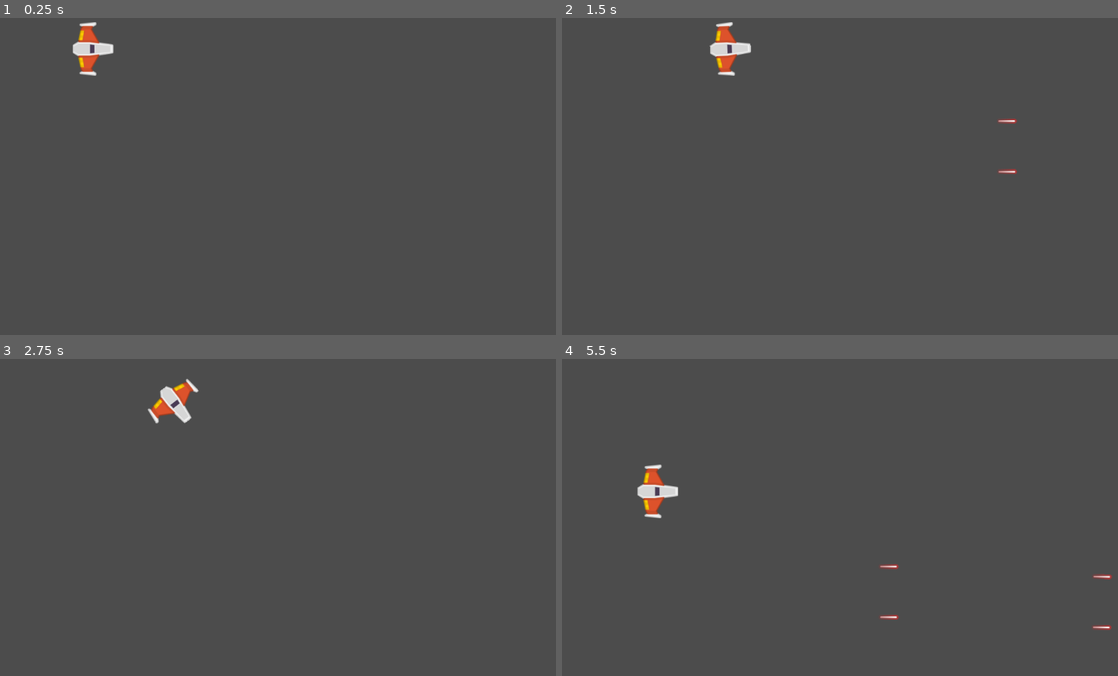
Above: before the commit, frames 1-4 (two rows, left to right).
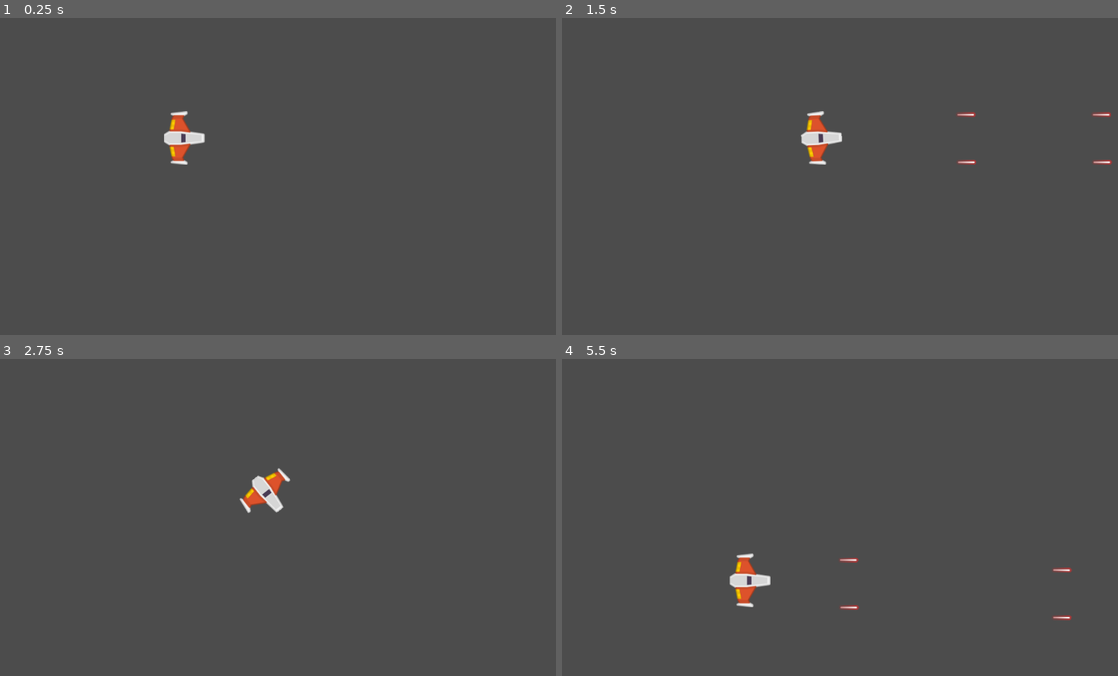
Above: after the commit, the same moments.

Repository: franco014/proyecto-meteoritos
Game: Godot game, scene res://Juego/Niveles/NivelTest.tscn
The game is run twice, just before and just after one commit, with the same random seed, the same clock (stepped at 60 frames per second) and the same inputs.
Inputs (mouse positions are in pixels of both pictures, inside the frame that each line leads up to):
- Up to frame 1 (0.25 s): no input
- Up to frame 2 (1.5 s): tap Enter at 0.5 s; move the mouse to (962, 157) at 0.52 s; press the mouse at (962, 157) at 0.53 s; hold W (mover_adelante) 0.53-1.28 s; move the mouse to (728, 189) at 1.27 s; release the mouse at (728, 189) at 1.28 s; hold S (mover_atras) from 1.28 s (still down); tap A (rotar_antihorario) at 1.35 s
- Up to frame 3 (2.75 s): move the mouse to (333, 441) at 2.02 s; release S (mover_atras) at 2.03 s; hold W (mover_adelante) from 2.03 s (still down); hold D (rotar_horario) from 2.03 s (still down)
- Up to frame 4 (5.5 s): move the mouse to (812, 577) at 2.77 s; release D (rotar_horario) at 2.78 s; click (812, 577) at 2.85 s; move the mouse to (1006, 561) at 3.52 s; release W (mover_adelante) at 3.53 s; hold A (rotar_antihorario) 3.53-4.28 s; hold S (mover_atras) from 3.53 s (still down); move the mouse to (673, 463) at 4.27 s; tap D (rotar_horario) at 4.35 s; move the mouse to (867, 514) at 5.02 s; press the mouse at (867, 514) at 5.03 s

The runs differ from the first frame. In frame 1, 1.3% of the frame differs, in the area x 13-37%, y 1-47%; in frame 2, 1.6%; in frame 3, 1.3%; in frame 4, 1.7%, in the area x 13-99%, y 33-86%.

Commit message:
laser terminados
falta arreglar el sonido del laser

Diff:
--- a/Juego/Niveles/Nivel.gd
+++ b/Juego/Niveles/Nivel.gd
@@ -1,7 +1,23 @@
+#nivel.gd
+class_name Nivel
 extends Node2D
 
+##atributos Onready
+onready var contenedor_proyectiles:Node
+
+## metodos
 func _ready() -> void:
+	conectar_seniales()
+	crear_contenedores()
+
+## motodos customs
+func conectar_seniales() -> void:
 	Eventos.connect("disparo",self,"_on_disparo")
 
+func crear_contenedores() -> void:
+	contenedor_proyectiles =Node.new()
+	contenedor_proyectiles.name = "contenedorProyectiles"
+	add_child(contenedor_proyectiles)
+
 func _on_disparo(proyectil:proyectil) ->void:
-	add_child(proyectil)
+	contenedor_proyectiles.add_child(proyectil)
--- a/Juego/Niveles/NivelTest.tscn
+++ b/Juego/Niveles/NivelTest.tscn
@@ -4,8 +4,8 @@
 [ext_resource path="res://Juego/Niveles/Nivel.gd" type="Script" id=3]
 
 [node name="NivelTest" type="Node2D"]
-position = Vector2( 240.543, 179.962 )
+position = Vector2( -1.08972, -1.17059 )
 script = ExtResource( 3 )
 
 [node name="Player" parent="." instance=ExtResource( 1 )]
-position = Vector2( -69.2871, -107.616 )
+position = Vector2( 340.334, 239.446 )
--- /dev/null
+++ b/Juego/Niveles/nivelPrueba2.tscn
@@ -0,0 +1,10 @@
+[gd_scene load_steps=3 format=2]
+
+[ext_resource path="res://Juego/naves/player/Player.tscn" type="PackedScene" id=1]
+[ext_resource path="res://Juego/Niveles/Nivel.gd" type="Script" id=2]
+
+[node name="nivelPrueba2" type="Node2D"]
+script = ExtResource( 2 )
+
+[node name="Player" parent="." instance=ExtResource( 1 )]
+position = Vector2( 425.522, 177.861 )
--- a/Juego/naves/player/Player.tscn
+++ b/Juego/naves/player/Player.tscn
@@ -11,28 +11,35 @@
 radius = 36.2898
 
 [node name="Player" type="RigidBody2D"]
-position = Vector2( 255, 67 )
+position = Vector2( 262.993, 74.5478 )
 mass = 2.5
 physics_material_override = SubResource( 1 )
 gravity_scale = 0.0
 linear_damp = 1.0
 angular_damp = 4.0
 script = ExtResource( 2 )
+__meta__ = {
+"_edit_group_": true
+}
 
 [node name="Sprite" type="Sprite" parent="."]
+position = Vector2( 0, -1.41422 )
 rotation = 1.5708
 texture = ExtResource( 1 )
 
 [node name="CollisionShape2D" type="CollisionShape2D" parent="."]
-position = Vector2( 0, -0.250847 )
+position = Vector2( -1.88776, 0.693031 )
 shape = SubResource( 2 )
 
 [node name="canion" parent="." instance=ExtResource( 3 )]
 
 [node name="PuntoIzquierdo" parent="canion" index="0"]
-position = Vector2( 4.76221, -46.9288 )
+position = Vector2( 1.82806, -44.5848 )
 
 [node name="PuntoDerecho" parent="canion" index="1"]
-position = Vector2( 5.25269, 46.5119 )
+position = Vector2( 3.00684, 43.0083 )
+
+[node name="DisparosSFX" parent="canion" index="2"]
+position = Vector2( -2.82843, -1.41422 )
 
 [editable path="canion"]
--- a/Juego/naves/player/laser/LaserPlayer.tscn
+++ b/Juego/naves/player/laser/LaserPlayer.tscn
@@ -18,3 +18,8 @@
 position = Vector2( 0.176777, 0.176777 )
 rotation = 1.5708
 texture = ExtResource( 2 )
+
+[node name="VisibilityNotifier2D" type="VisibilityNotifier2D" parent="."]
+position = Vector2( -0.353554, -0.176778 )
+scale = Vector2( 1.91924, 0.451993 )
+[connection signal="screen_exited" from="VisibilityNotifier2D" to="." method="_on_VisibilityNotifier2D_screen_exited"]
--- a/Juego/naves/player/laser/canion.gd
+++ b/Juego/naves/player/laser/canion.gd
@@ -39,9 +39,9 @@
 
 func disparar() -> void:
 	esta_enfriado = false
-	disparoSFX.play()
 	timer_enfriamiento.start()
 	for punto_disparo in puntos_disparos:
+		disparoSFX.play()
 		var new_proyectil:proyectil = proyectil.instance()
 		new_proyectil.crear(
 			punto_disparo.global_position,
--- a/Juego/naves/player/laser/canion.tscn
+++ b/Juego/naves/player/laser/canion.tscn
@@ -1,7 +1,8 @@
-[gd_scene load_steps=3 format=2]
+[gd_scene load_steps=4 format=2]
 
 [ext_resource path="res://Juego/naves/player/laser/canion.gd" type="Script" id=1]
 [ext_resource path="res://Juego/naves/player/laser/LaserPlayer.tscn" type="PackedScene" id=2]
+[ext_resource path="res://TemporalAssets/kenney sounds/Audio/laserSmall_002.ogg" type="AudioStream" id=3]
 
 [node name="canion" type="Node2D"]
 script = ExtResource( 1 )
@@ -16,6 +17,7 @@
 position = Vector2( 0.0936432, 3.65212 )
 
 [node name="DisparosSFX" type="AudioStreamPlayer2D" parent="."]
+stream = ExtResource( 3 )
 
 [node name="timerEnfriamiento" type="Timer" parent="."]
 wait_time = 0.8
--- a/Juego/naves/player/laser/proyectil.gd
+++ b/Juego/naves/player/laser/proyectil.gd
@@ -15,3 +15,7 @@
 
 func _physics_process(delta: float) -> void:
 	position += velocidad*delta
+
+
+func _on_VisibilityNotifier2D_screen_exited() -> void:
+	queue_free()
--- a/project.godot
+++ b/project.godot
@@ -14,6 +14,11 @@
 "language": "GDScript",
 "path": "res://Juego/naves/player/laser/canion.gd"
 }, {
+"base": "Node2D",
+"class": "Nivel",
+"language": "GDScript",
+"path": "res://Juego/Niveles/Nivel.gd"
+}, {
 "base": "RigidBody2D",
 "class": "Player",
 "language": "GDScript",
@@ -26,6 +31,7 @@
 } ]
 _global_script_class_icons={
 "Canion": "",
+"Nivel": "",
 "Player": "",
 "proyectil": ""
 }
